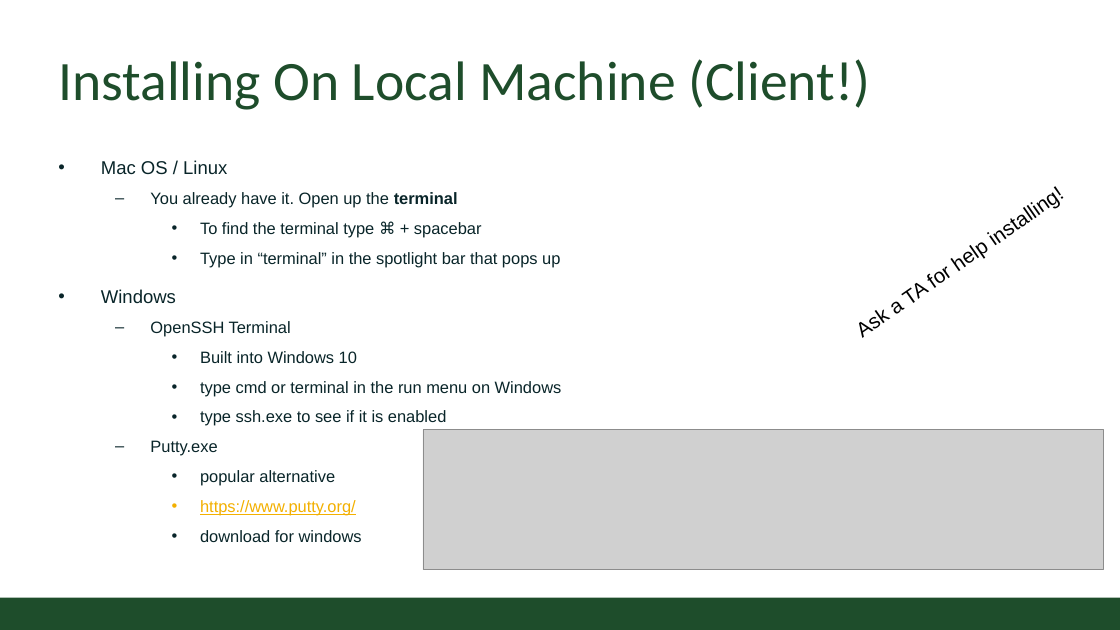
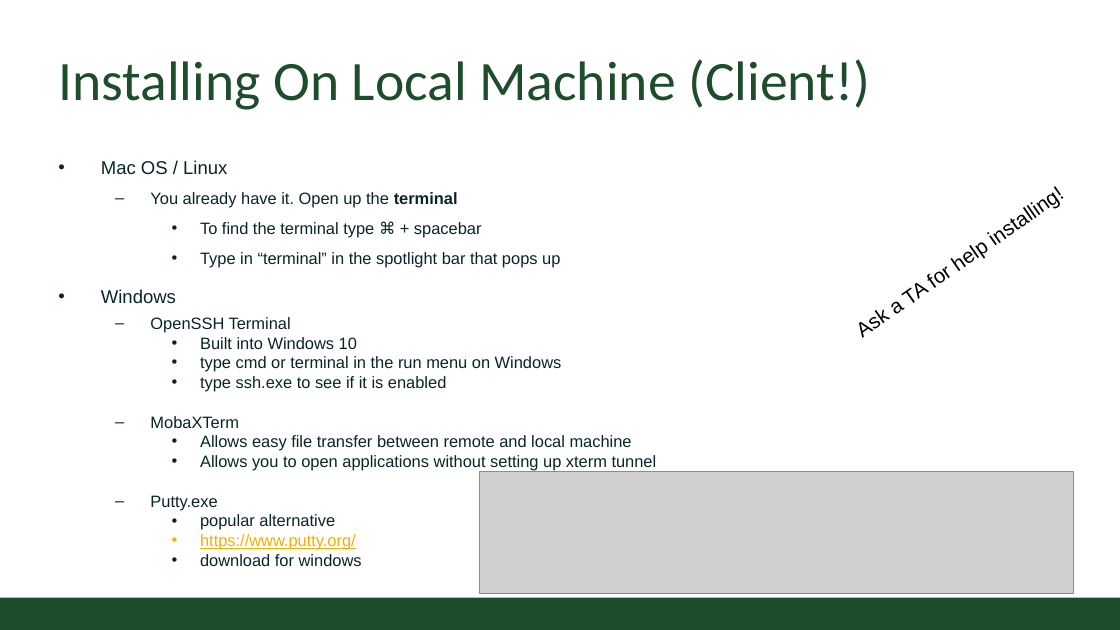
Before and after one commit to CSU-CompSci-CS163-4/Handouts, a slide deck: slide 4 of help session/week7/week7_ssh.pptx. Drawn at 1120x630 pixels with LibreOffice and Linux fonts; fonts in the diff are those of the drawing; grey boxes stand for pictures; background and template pictures are left out. Boxes give left, top, right and bottom in pixels: in the first picture for what was removed or moved away, otherwise in the second. Text is boxed around its words. In the diff, an @@ line names an element or a change of style, - is before the commit and + after.

```diff
--- a/help session/week7/week7_ssh.pptx
+++ b/help session/week7/week7_ssh.pptx
@@ text at bbox=[150, 317, 562, 566]: line spacing 1.2 to 1; less space between paragraphs @@
@@ text at bbox=[150, 416, 657, 471]: paragraphs added @@
+  – MobaXTerm
+    • Allows easy file transfer between remote and local machine
+    • Allows you to open applications without setting up xterm tunnel
@@ picture: place and size @@
-picture at bbox=[423, 430, 1104, 570]
+picture at bbox=[480, 471, 1073, 594]
```
